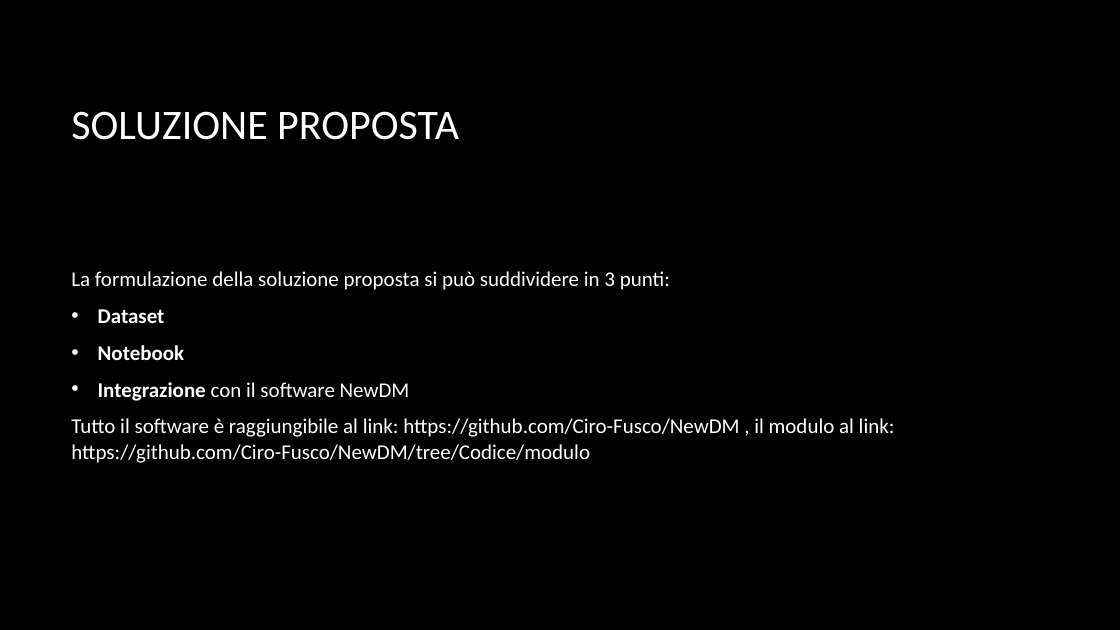
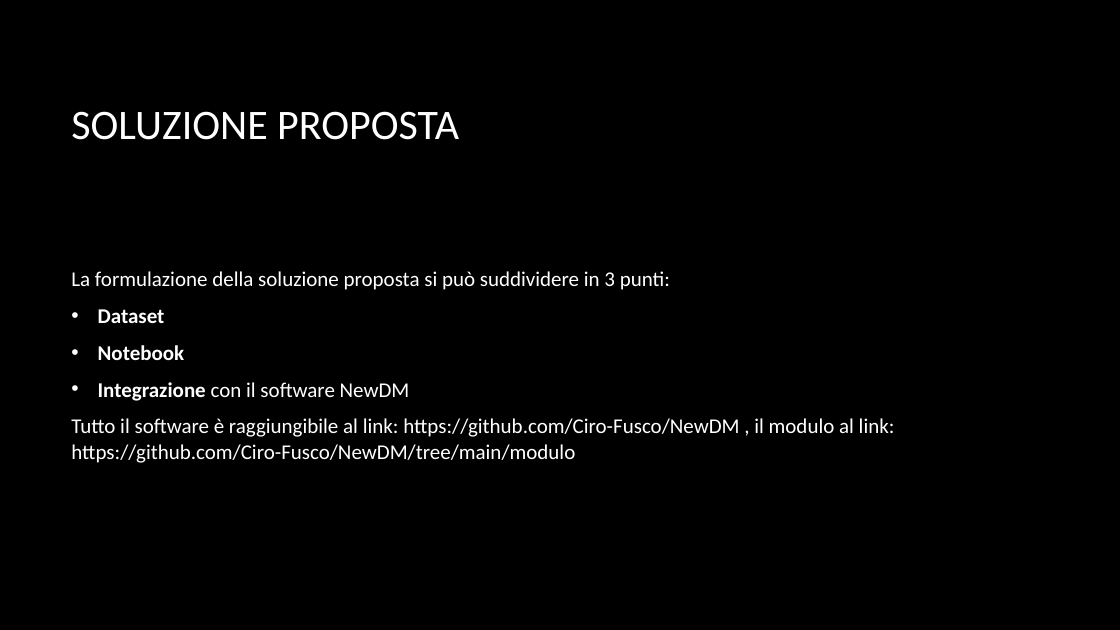
Before and after one commit to Ciro-Fusco/NewDM, a slide deck: slide 6 of modulo/Modulo di IA.pptx. Drawn at 1120x630 pixels with LibreOffice and Linux fonts; fonts in the diff are those of the drawing; background and template pictures are left out. Boxes give left, top, right and bottom in pixels: in the first picture for what was removed or moved away, otherwise in the second. Text is boxed around its words. In the diff, an @@ line names an element or a change of style, - is before the commit and + after.

Commit message:
Modifiche TP e TCS, aggiunta link modulo FIA

```diff
--- a/modulo/Modulo di IA.pptx
+++ b/modulo/Modulo di IA.pptx
@@ text at (x1=71, y1=418, x2=895, y2=463): text changed @@
-Tutto il software è raggiungibile al link: https://github.com/Ciro-Fusco/NewDM , il modulo al link: https://github.com/Ciro-Fusco/NewDM/tree/Codice/modulo
+Tutto il software è raggiungibile al link: https://github.com/Ciro-Fusco/NewDM , il modulo al link: https://github.com/Ciro-Fusco/NewDM/tree/main/modulo
```
Also in this commit, not shown: 1 other slide changed, 3 other files.
